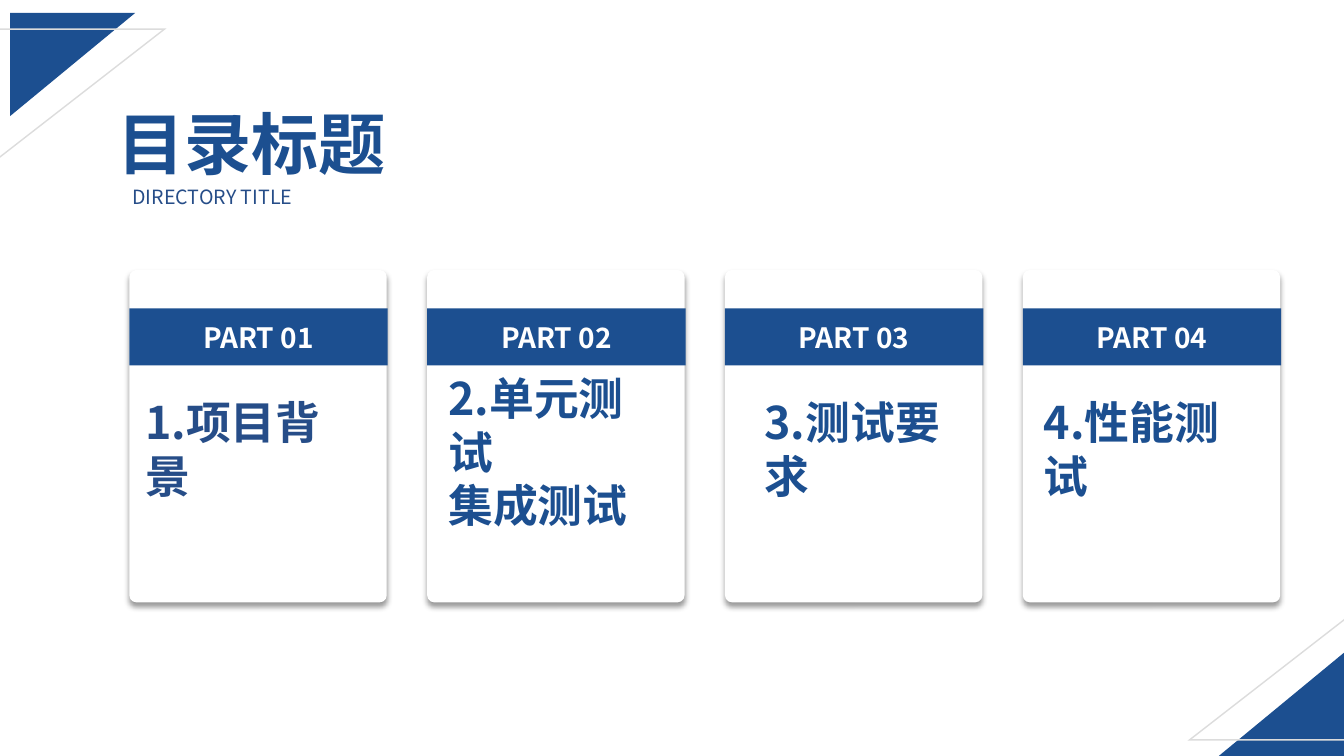
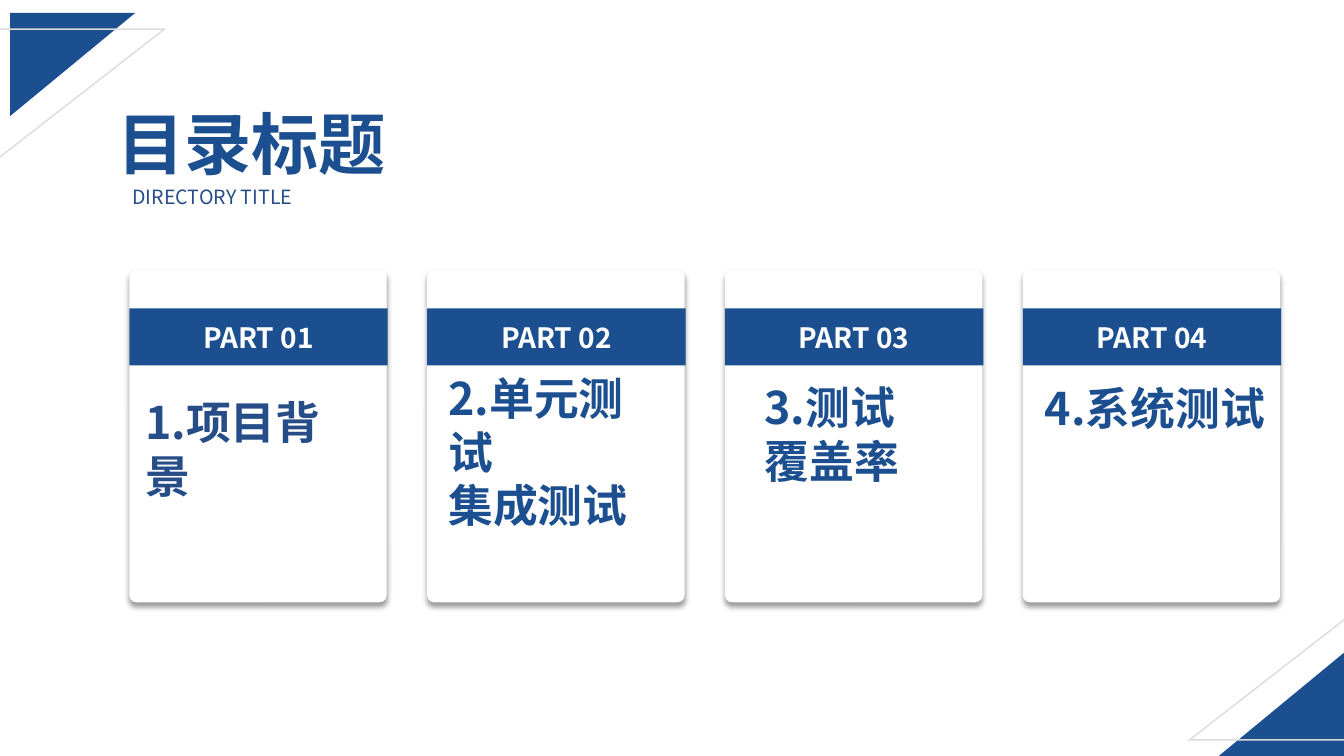
Before and after one commit to wentureing/fossify-math-unit-test, a slide deck: slide 2 of ppt相关/移动应用测试PPT.pptx. Drawn at 1344x756 pixels with LibreOffice and Linux fonts; fonts in the diff are those of the drawing. Boxes give left, top, right and bottom in pixels: in the first picture for what was removed or moved away, otherwise in the second. Text is boxed around its words. In the diff, an @@ line names an element or a change of style, - is before the commit and + after.

```diff
--- a/ppt相关/移动应用测试PPT.pptx
+++ b/ppt相关/移动应用测试PPT.pptx
@@ text at (764, 386, 898, 482): text changed @@
-3.测试要求
+3.测试
+覆盖率
@@ text at (1045, 386, 1265, 429): text changed @@
-4.性能测试
+4.系统测试
```
Also in this commit, not shown: 7 other slides changed, 8 slides added, 11 slides removed, 11 other files.
